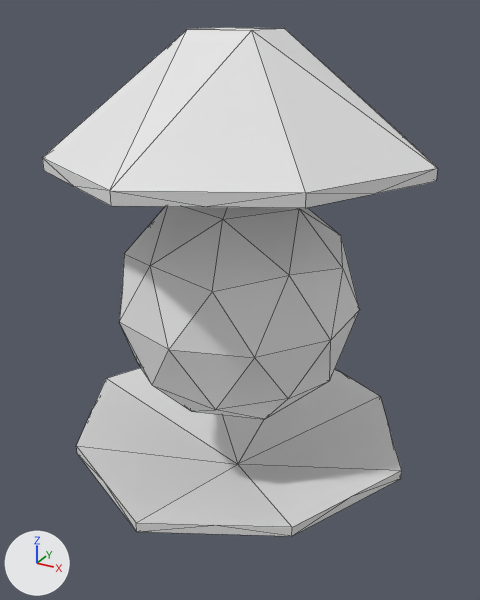
The Blender file 3D data/power_core.blend, before and after one commit.
Camera for both pictures: a 50 mm camera at (1.47, -2.65, 1.33) aimed at (0.01, 0.01, 0.0). Arrows for +X, +Y and +Z are at lower left; the lights stay in place. Mesh edges are drawn as thin lines.

Objects in the first picture: 'Icosphere', 'crystal'.
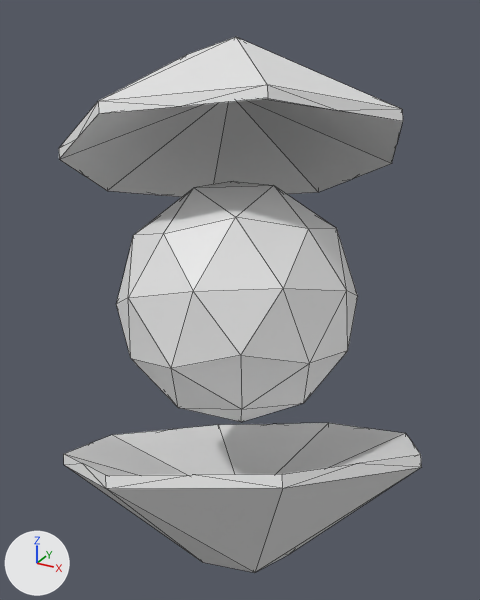
Where the change shows, as pixel boxes (x1, y1, x2, y2) in the pictures (480 x 600 px):
'Icosphere', reshaped, turned
    before: (120, 207, 360, 419)
    after: (59, 37, 422, 573)
'crystal', deleted
    before: (42, 27, 438, 536)
part 1 of me_icosphere, added
    after: (64, 423, 422, 573)
part 2 of me_icosphere, added
    after: (59, 37, 403, 197)

The change, as a diff of the scene's bpy script:
```diff
--- a/3D data/power_core.blend.py
+++ b/3D data/power_core.blend.py
@@ me_icosphere @@
 # used by ob_icosphere; location = (0.0, 0.0, 0.0); scale = (0.6, 0.6, 0.6)
-me_icosphere.from_pydata(...)  # 42 vertices, 80 faces; spans x -0.95..0.95, y -1.0..1.0, z -1.0..1.0
+me_icosphere.from_pydata(...)  # 100 vertices, 172 faces; spans x -1.5..1.5, y -1.5..1.5, z -2.09..2.08
+# me_icosphere part 1: a new loose piece of 29 vertices spanning x -1.5..1.5, y -1.5..1.5, z -2.09..-1.17
+# me_icosphere part 2: a new loose piece of 29 vertices spanning x -1.5..1.5, y -1.5..1.5, z 1.17..2.08
@@ ob_crystal @@
-ob_crystal = bpy.data.objects.new('crystal', me_plane_004)
-ob_crystal.location = (0.0, 0.0, 0.0)
-ob_crystal.scale = (0.62, 0.62, 0.62)
@@ ob_icosphere @@
 ob_icosphere.location = (0.0, 0.0, 0.0)
+ob_icosphere.rotation_euler = (0.322, -0.372, -1.737)  # degrees (18, -21, -100)
 ob_icosphere.scale = (0.6, 0.6, 0.6)
```
